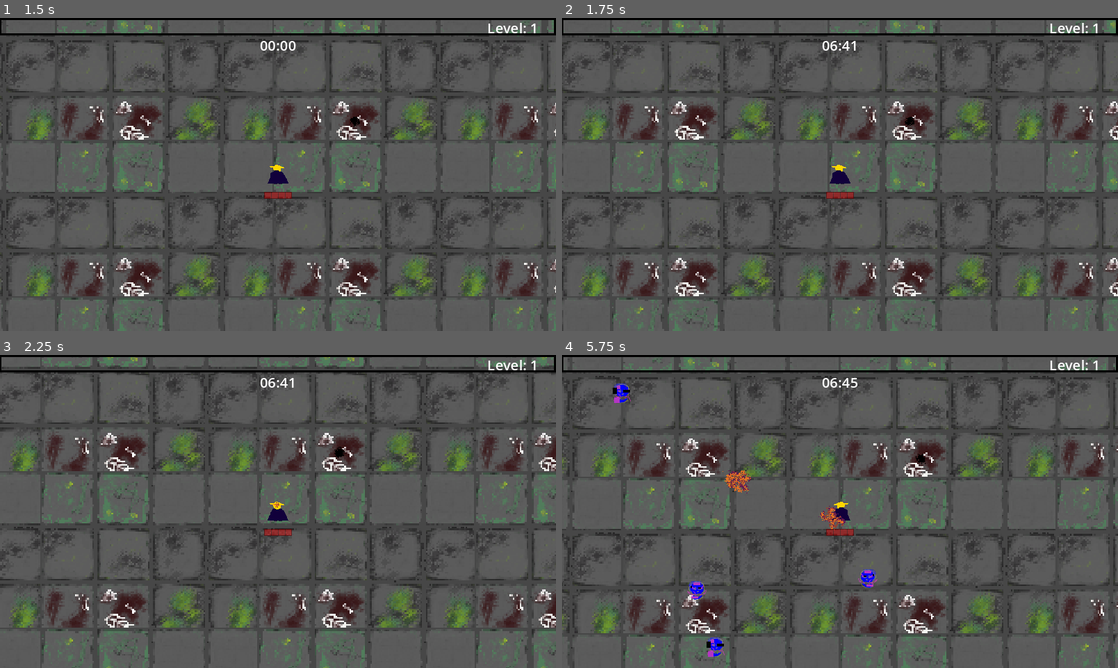
Above: before the commit, frames 1-4 (two rows, left to right).
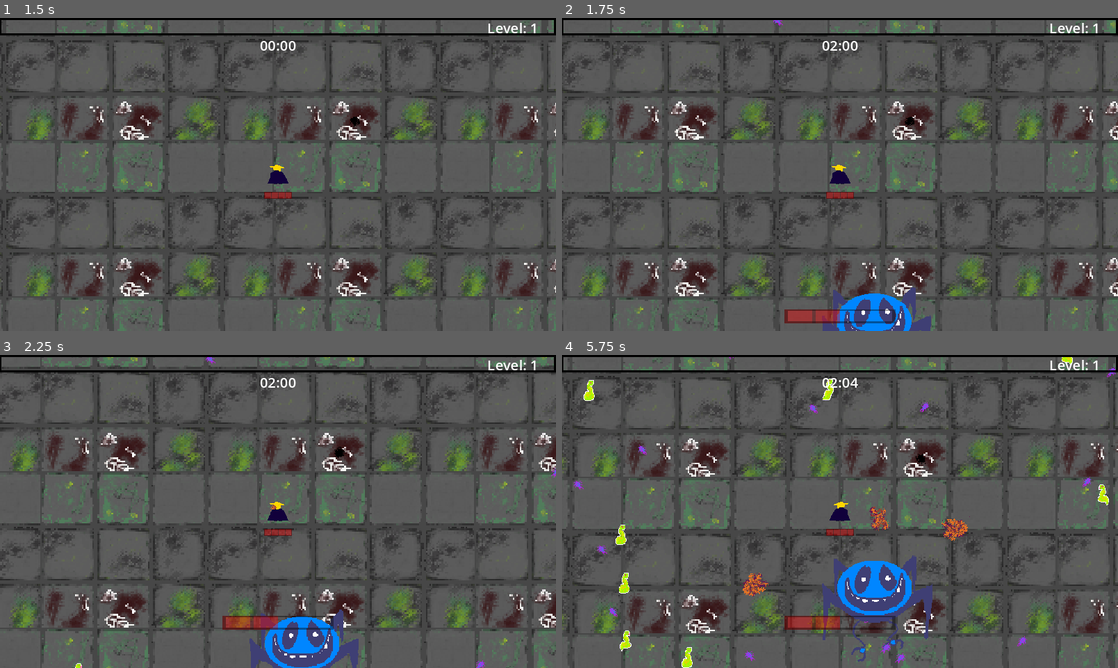
Above: after the commit, the same moments.

Repository: Jujubileuu/Code-Land
Game: Godot game, scene res://MenuScreen/menu.tscn
Same seed, same stepped clock (60 frames per second), same inputs: the game is played once before the commit and once after it. Video files are missing from this copy of the repository; at most half a second of black plays in their place.
Inputs (mouse positions are in pixels of both pictures, inside the frame that each line leads up to):
- Up to frame 1 (1.5 s): click "JOGAR" at 0.5 s; move the mouse to (400, 158) at 1.27 s; hold D (right) from 1.28 s (still down); click (400, 158) at 1.35 s
- Up to frame 2 (1.75 s): keep holding D (right)
- Up to frame 3 (2.25 s): move the mouse to (166, 527) at 2.02 s; release D (right) at 2.03 s; hold S (down) from 2.03 s (still down); click (166, 527) at 2.1 s
- Up to frame 4 (5.75 s): move the mouse to (895, 442) at 2.77 s; release S (down) at 2.78 s; hold D (right) 2.78-3.53 s; click (895, 442) at 2.85 s; move the mouse to (812, 574) at 3.52 s; hold W (up) 3.53-4.28 s; click (812, 574) at 3.6 s; move the mouse to (1006, 558) at 4.27 s; hold A (left) from 4.28 s (still down); click (1006, 558) at 4.35 s; move the mouse to (673, 464) at 5.02 s; click (673, 464) at 5.1 s

Frame 1 is identical in both runs. In frame 2, 2.3% of the frame differs, in the area x 38-67%, y 0-100%; in frame 3, 3.1%; in frame 4, 5.9%, in the area x 2-100%, y 0-100%.

Commit message:
Update Boss Health Bar

Diff:
--- a/gametest/Jogador/jogador.gd
+++ b/gametest/Jogador/jogador.gd
@@ -40,6 +40,7 @@
 @onready var itemOptions = preload("res://Utilidade/item_option.tscn")
 @onready var sndLevelUp = get_node("%snd_levelup")
 @onready var healthBar = get_node("%HealthBar")
+@onready var healthBarBoss = get_node("%HealthBarBoss")
 @onready var lblTimer = get_node("%lblTimer")
 @onready var collectedWeapons = get_node("%CollectedWeapons")
 @onready var collectedUpgrades = get_node("%CollectedUpgrades")
@@ -246,6 +247,7 @@
 		return null
 
 func change_time(argtime = 0):
+	boss_health()
 	time = argtime
 	var get_m = int(time/60.0)
 	var get_s = time % 60
@@ -289,4 +291,10 @@
 	var _level = get_tree().change_scene_to_file("res://MenuScreen/menu.tscn")
 
 func boss_health():
-	pass
+	var tween = healthBarBoss.create_tween()
+	if UpgradeDb.boss_presence == true:
+		tween.tween_property(healthBarBoss,"position",Vector2(256,300),0.2).set_trans(Tween.TRANS_QUINT).set_ease(Tween.EASE_IN)
+		tween.play
+	else:
+		tween.tween_property(healthBarBoss,"position",Vector2(256,400),0.2).set_trans(Tween.TRANS_QUINT).set_ease(Tween.EASE_IN)
+		tween.play
--- a/gametest/Jogador/jogador.tscn
+++ b/gametest/Jogador/jogador.tscn
@@ -205,10 +205,11 @@
 unique_name_in_owner = true
 self_modulate = Color(1, 1, 1, 0.392157)
 layout_mode = 0
-offset_left = 220.0
+offset_left = 256.0
 offset_top = 400.0
-offset_right = 252.0
+offset_right = 288.0
 offset_bottom = 408.0
+scale = Vector2(4, 2)
 value = 50.0
 texture_over = ExtResource("6_x7xd8")
 texture_progress = ExtResource("7_t25b2")
--- a/gametest/Utilidade/enemy_spawner.gd
+++ b/gametest/Utilidade/enemy_spawner.gd
@@ -4,7 +4,7 @@
 
 @onready var player = get_tree().get_first_node_in_group("player")
 
-var time = 400
+var time = 119
 
 signal changetime(time)
 signal boss_presence(boss_present: bool)  # New signal to notify boss presence
@@ -31,6 +31,7 @@
 					add_child(enemy_spawn)
 					if is_boss:
 						emit_signal("boss_presence", true)  # Emit signal when boss is spawned
+						UpgradeDb.boss_presence = true
 					counter += 1
 	emit_signal("changetime", time)
 
--- a/gametest/Utilidade/upgrade_db.gd
+++ b/gametest/Utilidade/upgrade_db.gd
@@ -1,5 +1,6 @@
 extends Node
 
+var boss_presence = false
 var critic_chance = 0
 const ICON_PATH = "res://Texturas/Items/Upgrades/"
 const WEAPON_PATH = "res://Texturas/Items/Weapons/"
--- a/gametest/inimigos/boss_css.tscn
+++ b/gametest/inimigos/boss_css.tscn
@@ -15,6 +15,21 @@
 [sub_resource type="RectangleShape2D" id="RectangleShape2D_02v0g"]
 size = Vector2(210, 115)
 
+[sub_resource type="Animation" id="Animation_aocpk"]
+length = 0.001
+tracks/0/type = "value"
+tracks/0/imported = false
+tracks/0/enabled = true
+tracks/0/path = NodePath("Sprite2D:frame")
+tracks/0/interp = 1
+tracks/0/loop_wrap = true
+tracks/0/keys = {
+"times": PackedFloat32Array(0),
+"transitions": PackedFloat32Array(1),
+"update": 1,
+"values": [0]
+}
+
 [sub_resource type="Animation" id="Animation_kw4rw"]
 resource_name = "walk"
 length = 0.5
@@ -29,21 +44,6 @@
 "transitions": PackedFloat32Array(1, 1, 1, 1, 1, 1),
 "update": 1,
 "values": [0, 1, 2, 3, 4, 0]
-}
-
-[sub_resource type="Animation" id="Animation_aocpk"]
-length = 0.001
-tracks/0/type = "value"
-tracks/0/imported = false
-tracks/0/enabled = true
-tracks/0/path = NodePath("Sprite2D:frame")
-tracks/0/interp = 1
-tracks/0/loop_wrap = true
-tracks/0/keys = {
-"times": PackedFloat32Array(0),
-"transitions": PackedFloat32Array(1),
-"update": 1,
-"values": [0]
 }
 
 [sub_resource type="AnimationLibrary" id="AnimationLibrary_oqov5"]
@@ -63,6 +63,7 @@
 knockback_recovery = 5.0
 enemy_damage = 7
 experience = 35
+is_boss = true
 
 [node name="Sprite2D" type="Sprite2D" parent="."]
 texture = ExtResource("2_1s3tc")
--- a/gametest/inimigos/boss_javascript.tscn
+++ b/gametest/inimigos/boss_javascript.tscn
@@ -17,6 +17,21 @@
 radius = 115.196
 height = 364.417
 
+[sub_resource type="Animation" id="Animation_e8mor"]
+length = 0.001
+tracks/0/type = "value"
+tracks/0/imported = false
+tracks/0/enabled = true
+tracks/0/path = NodePath("Sprite2D:frame")
+tracks/0/interp = 1
+tracks/0/loop_wrap = true
+tracks/0/keys = {
+"times": PackedFloat32Array(0),
+"transitions": PackedFloat32Array(1),
+"update": 1,
+"values": [0]
+}
+
 [sub_resource type="Animation" id="Animation_pofxc"]
 resource_name = "walk"
 length = 0.6
@@ -31,21 +46,6 @@
 "transitions": PackedFloat32Array(1, 1, 1, 1),
 "update": 1,
 "values": [0, 1, 2, 0]
-}
-
-[sub_resource type="Animation" id="Animation_e8mor"]
-length = 0.001
-tracks/0/type = "value"
-tracks/0/imported = false
-tracks/0/enabled = true
-tracks/0/path = NodePath("Sprite2D:frame")
-tracks/0/interp = 1
-tracks/0/loop_wrap = true
-tracks/0/keys = {
-"times": PackedFloat32Array(0),
-"transitions": PackedFloat32Array(1),
-"update": 1,
-"values": [0]
 }
 
 [sub_resource type="AnimationLibrary" id="AnimationLibrary_4bki2"]
@@ -65,6 +65,7 @@
 knockback_recovery = 9999.0
 enemy_damage = 10
 experience = 50
+is_boss = true
 
 [node name="Sprite2D" type="Sprite2D" parent="."]
 scale = Vector2(2, 2)
